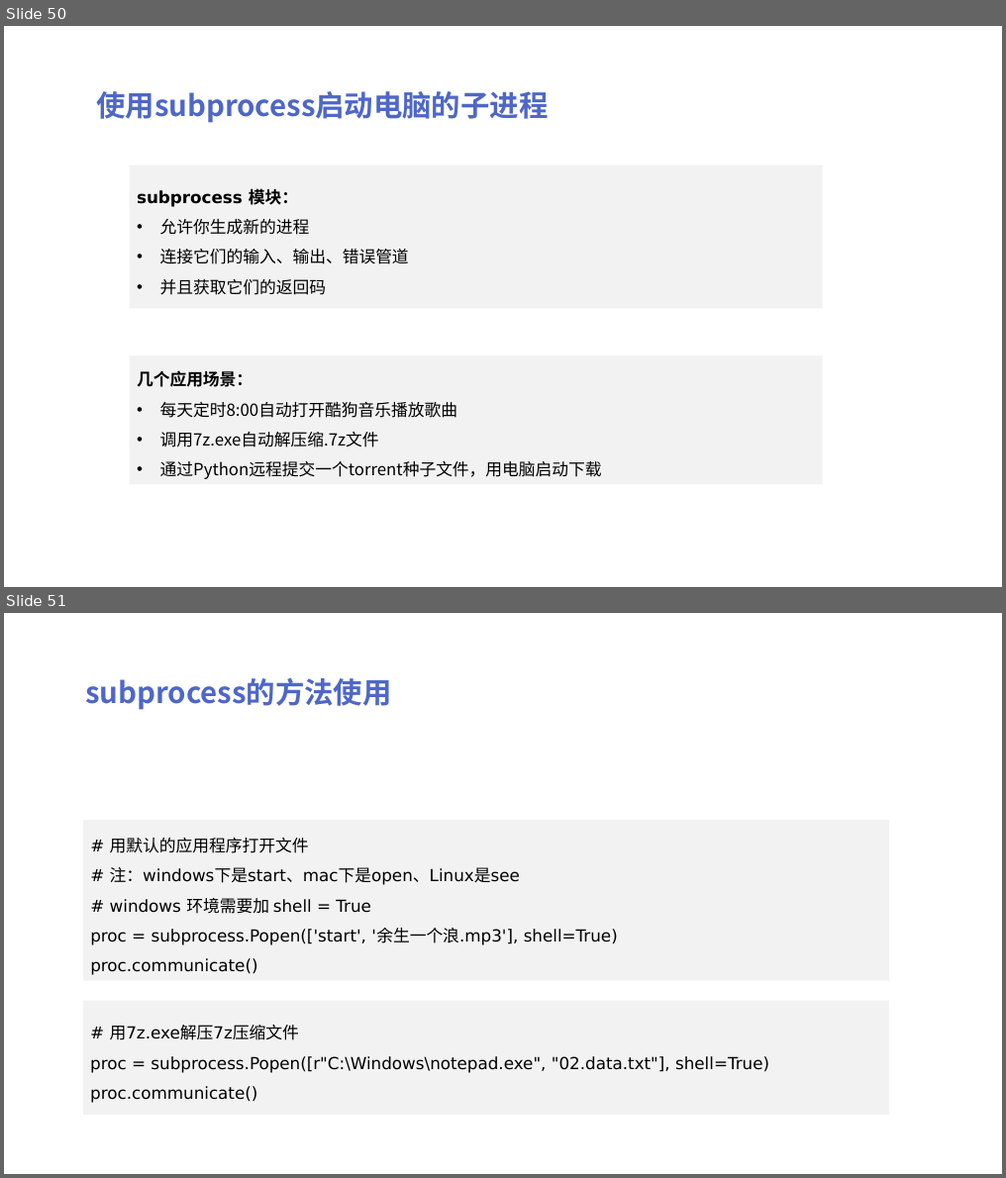
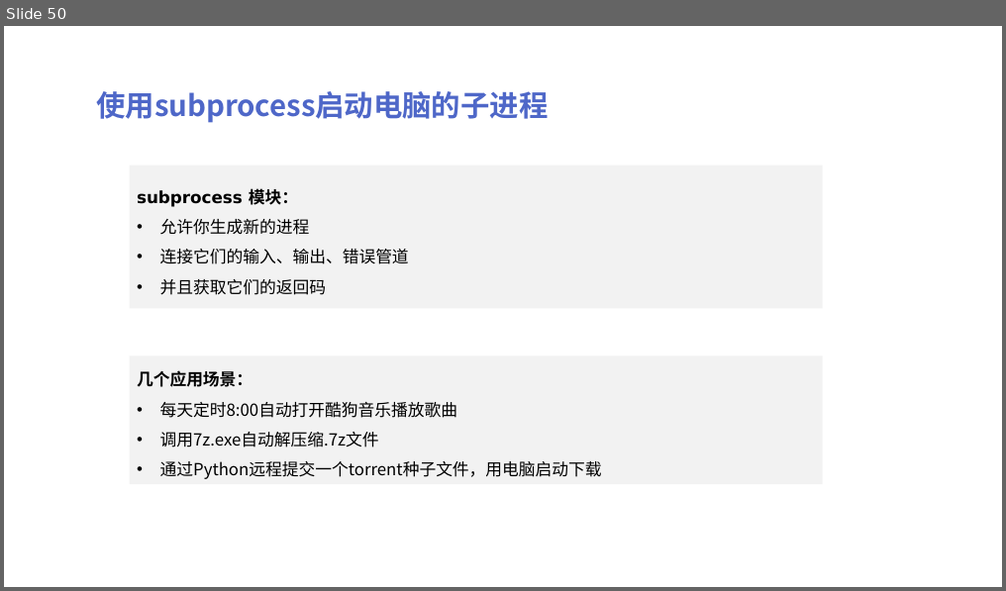
Before and after one commit to peiss/ant-learn-python-concurrent, a slide deck: Python并发编程简介.pptx. Shown one above the other, each under a label of ours: slides 50 and 51 before the commit, slide 50 after it. The pictures are 1006x1178 and 1006x591 pixels, drawn with LibreOffice and Linux fonts; fonts in the diff are those of the drawing. Boxes give left, top, right and bottom in pixels: in the first picture for what was removed or moved away, otherwise in the second. Text is boxed around its words. In the diff, an @@ line names an element or a change of style, - is before the commit and + after.

```diff
--- a/Python并发编程简介.pptx
+++ b/Python并发编程简介.pptx
@@ slide 51 removed at [4,613,1002,1174], background #FFFFFF @@
@@ text removed at [85,678,391,710] @@
-subprocess的方法使用
@@ rectangle removed at [83,820,890,981] @@
-# 用默认的应用程序打开文件
-# 注：windows下是start、mac下是open、Linux是see
-# windows 环境需要加 shell = True
-proc = subprocess.Popen(['start', '余生一个浪.mp3'], shell=True)
-proc.communicate()
@@ rectangle removed at [83,1001,890,1115] @@
-# 用7z.exe解压7z压缩文件
-proc = subprocess.Popen([r"C:\Windows\notepad.exe", "02.data.txt"], shell=True)
-proc.communicate()
```
Also in this commit, not shown: 1 slide changed, 1 other file.
